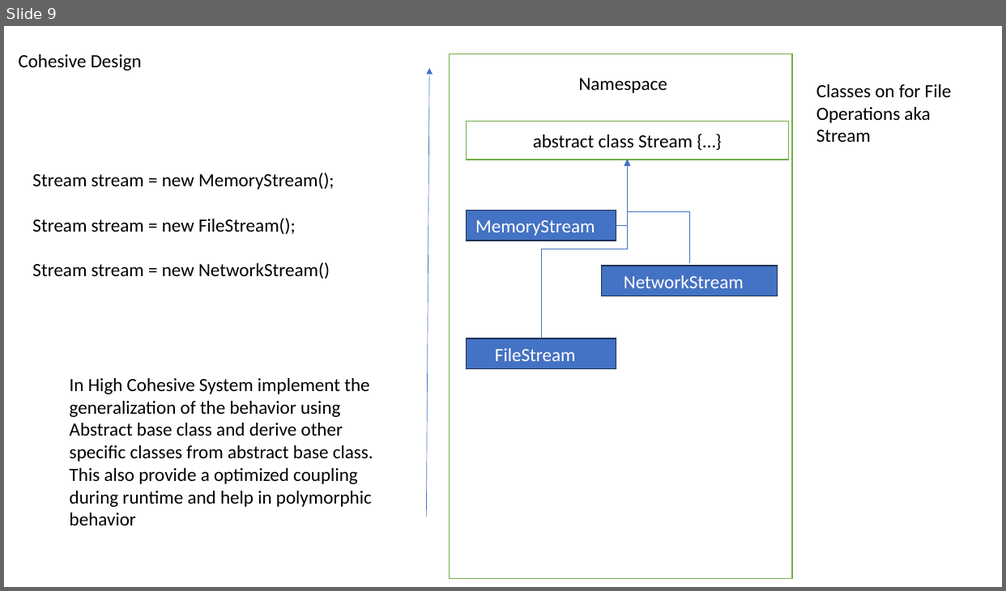
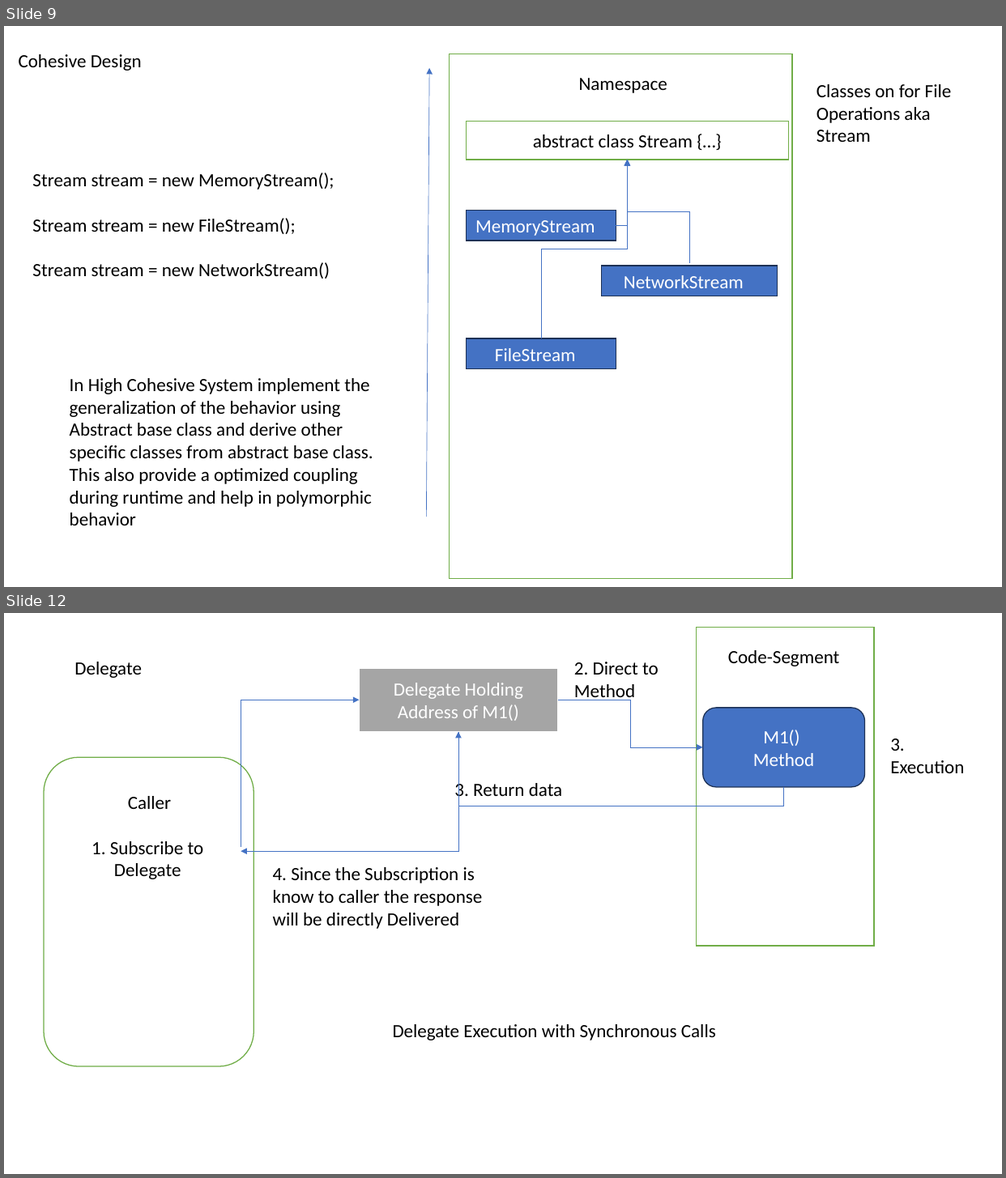
Before and after one commit to maheshsabnis/NetAppsNice, a slide deck: ppts.pptx. Shown one above the other, each under a label of ours: slide 9 before the commit, slides 9 and 12 after it; the slides between them are not shown. The pictures are 1006x591 and 1006x1178 pixels, drawn with LibreOffice and Linux fonts; fonts in the diff are those of the drawing. Boxes give left, top, right and bottom in pixels: in the first picture for what was removed or moved away, otherwise in the second. Text is boxed around its words. In the diff, an @@ line names an element or a change of style, - is before the commit and + after.

```diff
--- a/ppts.pptx
+++ b/ppts.pptx
@@ slide 12 added at [4, 613, 1002, 1174], background #FFFFFF @@
@@ rectangle added at [696, 628, 874, 946], fill #FFFFFF, outline #70AD47 1 pt @@
@@ text added at [728, 650, 840, 666], 18 pt, text #000000 @@
+Code-Segment
@@ text added at [74, 662, 142, 678], 18 pt, text #000000 @@
+Delegate
@@ rectangle added at [359, 667, 557, 732], fill #A5A5A5, outline #FFFFFF 1.5 pt, 18 pt, text #FFFFFF @@
+Delegate Holding Address of M1()
@@ text added at [574, 662, 658, 702], 18 pt, text #000000 @@
+2. Direct to Method
@@ elbow arrow added from (241, 847) to (359, 700), #4472C4 0.5 pt @@
@@ elbow arrow added from (558, 700) to (703, 747), #4472C4 0.5 pt @@
@@ rounded rectangle added at [703, 708, 865, 787], fill #4472C4, outline #1E3256 1 pt, 18 pt, text #FFFFFF @@
+M1()
+Method
@@ elbow arrow added from (458, 732) to (241, 851), #4472C4 0.5 pt @@
@@ elbow arrow added from (784, 787) to (458, 732), #4472C4 0.5 pt @@
@@ rounded rectangle added at [44, 757, 254, 1067], fill #FFFFFF, outline #70AD47 1 pt @@
@@ text added at [890, 739, 964, 773], 18 pt, text #000000 @@
+3. Execution
@@ text added at [454, 781, 562, 802], 18 pt, text #000000 @@
+3. Return data
@@ text added at [128, 796, 171, 809], 18 pt, text #000000 @@
+Caller
@@ text added at [91, 841, 204, 879], 18 pt, text #000000 @@
+1. Subscribe to Delegate
@@ text added at [273, 867, 482, 929], 18 pt, text #000000 @@
+4. Since the Subscription is know to caller the response will be directly Delivered
@@ text added at [393, 1024, 716, 1041], 18 pt, text #000000 @@
+Delegate Execution with Synchronous Calls
```
Also in this commit, not shown: 1 slide changed, 1 other slide added, 1 other file.
